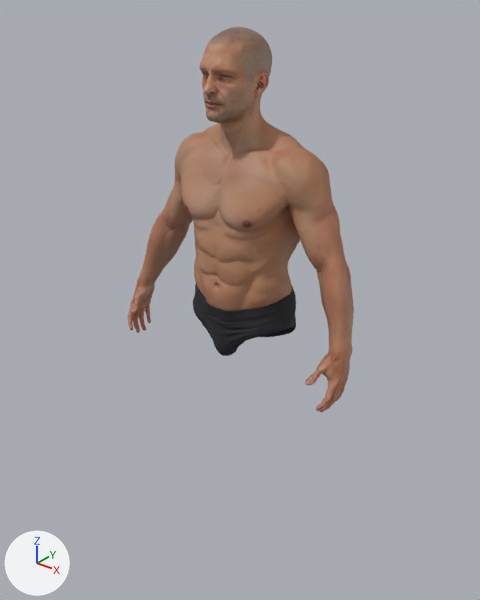
The glTF model muscle-studio/public/models/ecorche/male/skin.glb: old version first, new version second.
Rendered twice from a 50 mm lens placed at (1.216, -1.527, 1.922), pointed at (-0.023, 0.021, 0.962). Lighting does not change. The marker at lower left points along +X, +Y and +Z. The first picture is the older version. Where no turn or scale is listed for an object, it has been applied to the vertices. Vertices at exactly the same position are counted once.

The older version as bpy lines, for what is in view:
```python
me_body_m = bpy.data.meshes.new('Body_m')
me_body_m.from_pydata(...)  # 17797 vertices, 35462 faces; spans x -0.43..0.43, y -0.155..0.155, z -0.518..0.518
me_body_m.materials.append(mat_skin)
me_underwear_m = bpy.data.meshes.new('Underwear_m')
me_underwear_m.from_pydata(...)  # 9173 vertices, 17956 faces; spans x -0.184..0.184, y -0.14..0.14, z -0.118..0.118
me_underwear_m.materials.append(mat_fabric)  # black #27272b
ob_body_m = bpy.data.objects.new('Body_m', me_body_m)
ob_body_m.location = (0.0, -0.001, 1.284)
ob_underwear_m = bpy.data.objects.new('Underwear_m', me_underwear_m)
ob_underwear_m.location = (-0.001, 0.014, 0.925)
```
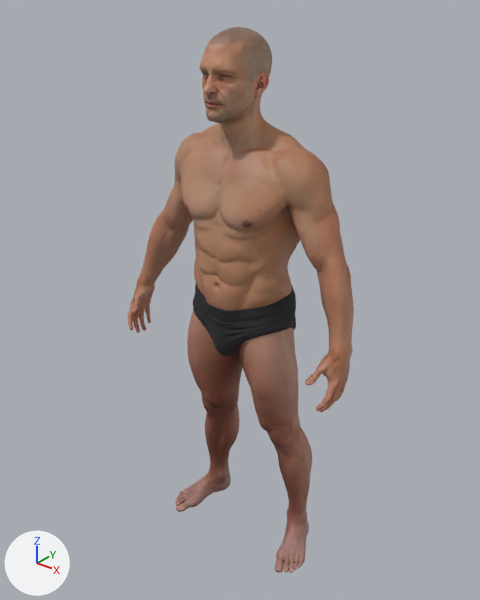
Commit message: Écorché skin: keep the legs

Where the newer file only moved an object's origin or applied its transform, the numbers keep the older frame.

Pixel boxes [x1, y1, x2, y2] of what changed, in the pictures (480 x 600 px):
'Body_m', reshaped (42% taller)
    before: [127, 27, 354, 412]
    after: [127, 27, 354, 573]
part 1 of me_body_m, added (brown)
    after: [175, 309, 312, 573]

Patch to the scene script:
```diff
--- a/muscle-studio/public/models/ecorche/male/skin.glb.py
+++ b/muscle-studio/public/models/ecorche/male/skin.glb.py
@@ me_body_m @@
 # used by ob_body_m; location = (0.0, -0.001, 1.284)
-me_body_m.from_pydata(...)  # 17797 vertices, 35462 faces; spans x -0.43..0.43, y -0.155..0.155, z -0.518..0.518
+me_body_m.from_pydata(...)  # 23405 vertices, 46598 faces; spans x -0.43..0.43, y -0.155..0.16, z -1.284..0.518
+# me_body_m part 1: a new loose piece of 5608 vertices spanning x -0.3..0.3, y -0.103..0.16, z -1.284..-0.341, in mat_skin
+# other edits to the shape of me_body_m do not show in these pictures
 me_body_m.materials.append(mat_skin)
```
